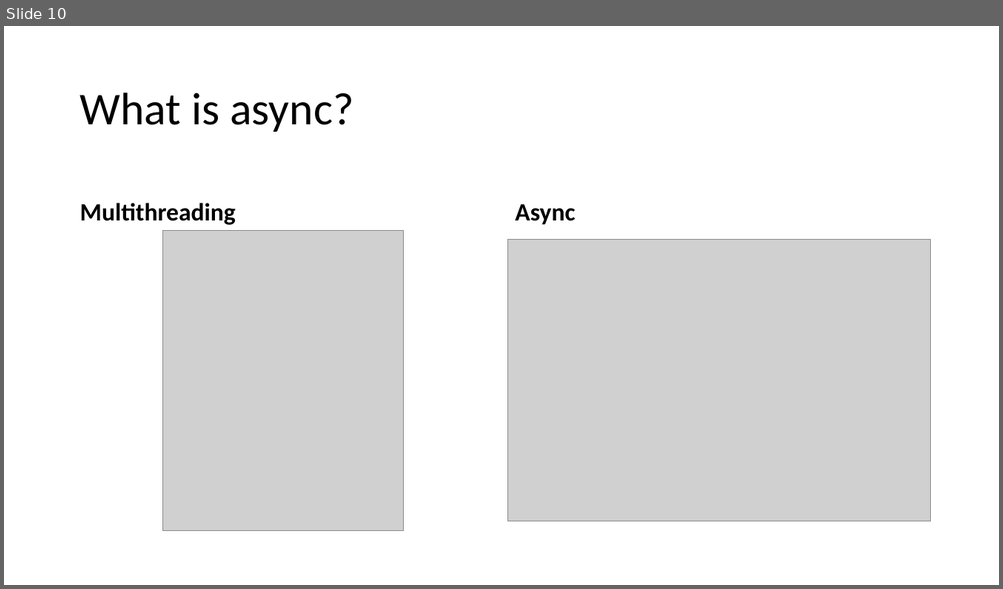
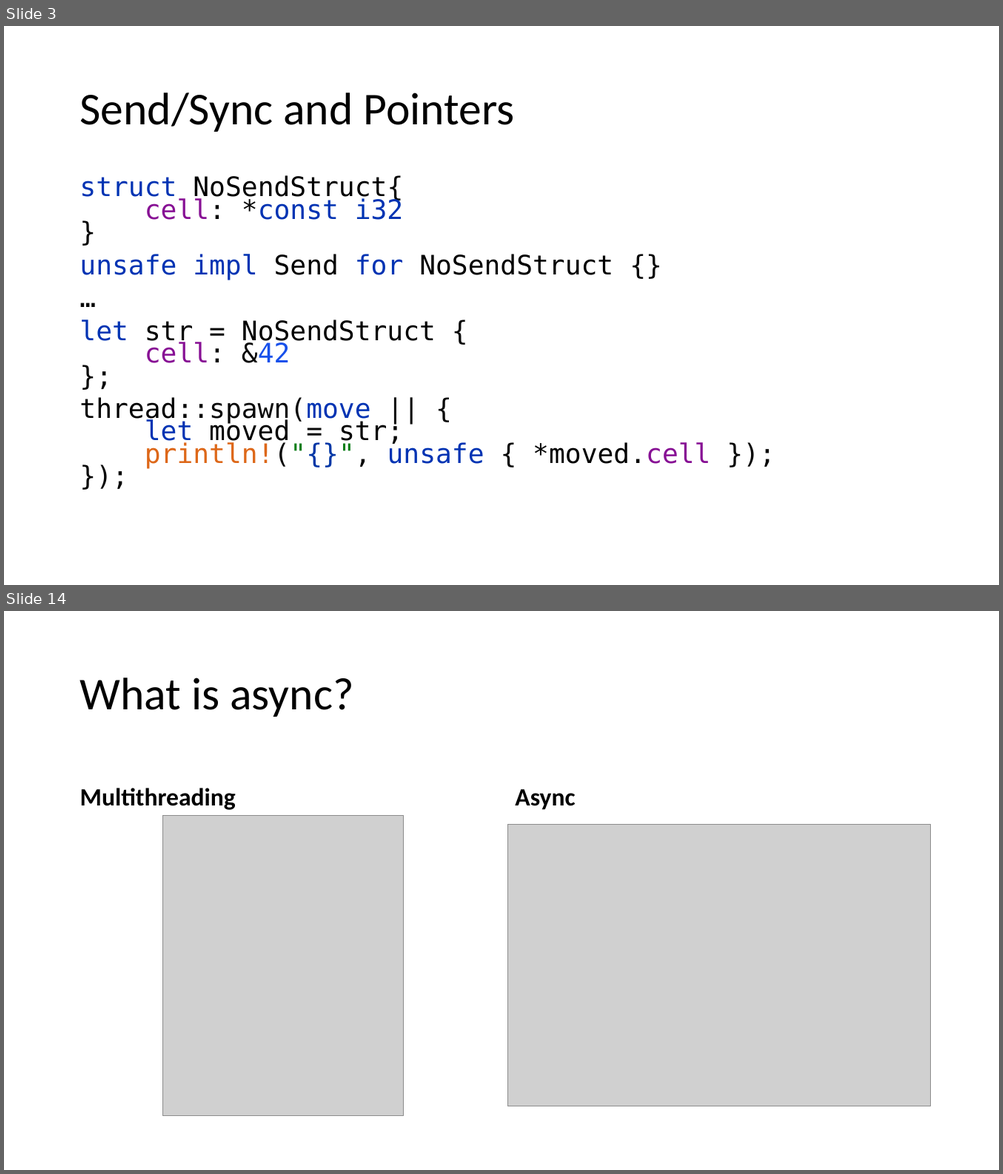
Before and after one commit to kugushev/course-rust-basics, a slide deck: src/12-Async/12-Async&Tests.pptx. Shown one above the other, each under a label of ours: slide 10 before the commit, slides 3 and 14 after it; the slides between them are not shown. The pictures are 1003x589 and 1003x1174 pixels, drawn with LibreOffice and Linux fonts; fonts in the diff are those of the drawing; grey boxes stand for pictures. Boxes give left, top, right and bottom in pixels: in the first picture for what was removed or moved away, otherwise in the second. Text is boxed around its words. In the diff, an @@ line names an element or a change of style, - is before the commit and + after.

```diff
--- a/src/12-Async/12-Async&Tests.pptx
+++ b/src/12-Async/12-Async&Tests.pptx
@@ slide 3 added at (x1=4, y1=26, x2=999, y2=585), background #FFFFFF @@
@@ title added at (x1=79, y1=93, x2=515, y2=132), 44 pt, text #000000 @@
+Send/Sync and Pointers
@@ text added at (x1=79, y1=175, x2=710, y2=469), 25.9 pt, text #000000 @@
+struct NoSendStruct{
+cell: *const i32
+}
+unsafe impl Send for NoSendStruct {}
+…
+let str = NoSendStruct {
+cell: &42
+};
+thread::spawn(move || {
+let moved = str;
+println!("{}", unsafe { *moved.cell });
+});
@@ what was slide 10 is now slide 14 @@
```
Also in this commit, not shown: 1 slide changed, 25 other slides added, 2 slides removed, 1 other file.
